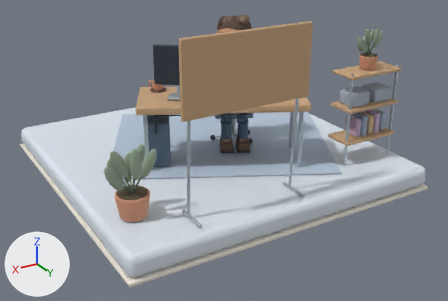
The glTF model dioramas/ai.glb as it was, and as the next commit left it.
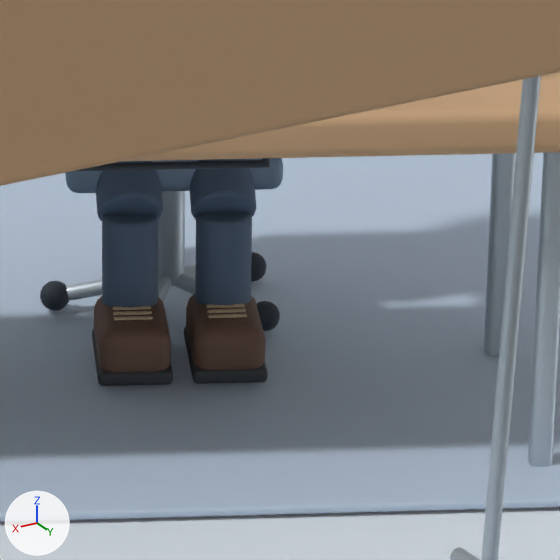
The first picture shows the older version from a 50 mm camera at (4.9, 8.68, 4.17) aimed at (-0.02, 0.49, 0.07). The close-ups show the older and then the newer version on the part from 45% to 67% of the width and 28% to 61% of the height of that picture. Only the edits that show in the close-ups are written down. The lights are fixed; the arrows at lower left show +X, +Y and +Z. Where no turn or scale is listed for an object, it has been applied to the vertices. Vertices at exactly the same position are counted once.

The first close-up shows 'Board leg', 'Boot', 'Boot.001', 'Desk leg', 'Desk leg.001', 'Oak desktop', 'Planning board frame', 'Shin', 'Shin.001', 'Sole', 'Sole.001', 'Square floating plinth', 'Thigh', 'Thigh.001', 'Workstation rug' and 17 more.
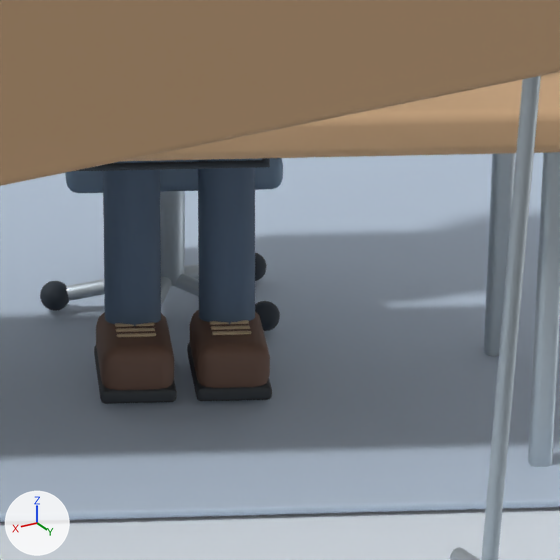
Where the newer file only moved an object's origin or applied its transform, the numbers keep the older frame.

Where the change shows, as pixel boxes [x1, y1, x2, y2] in the close-ups (560 x 560 px; the box of a moved part takes in the faces that stretch with it):
'Shin.001', reshaped, moved, turned: before [195, 212, 252, 305]; after [198, 159, 255, 324]
'Shin', reshaped, moved, turned: before [102, 214, 158, 307]; after [103, 161, 161, 326]
'Boot.001', moved: before [186, 293, 266, 370]; after [189, 310, 270, 388]
'Boot', moved: before [94, 296, 171, 373]; after [96, 312, 174, 390]
'Thigh.001', reshaped (not visible afterwards): before [190, 159, 257, 220]
'Thigh', reshaped (not visible afterwards): before [96, 161, 163, 221]
'Sole.001', moved: before [184, 326, 268, 384]; after [187, 343, 272, 401]
'Sole', moved: before [92, 329, 173, 386]; after [94, 345, 177, 404]
part 1 of me_cylinder_003, moved or reshaped (not visible afterwards): before [102, 214, 158, 228]
part 2 of me_cylinder_003, moved or reshaped: before [102, 220, 158, 307]; after [103, 170, 161, 326]
part 3 of me_cylinder_005, moved or reshaped (not visible afterwards): before [196, 212, 252, 226]
part 4 of me_cylinder_005, moved or reshaped: before [195, 218, 252, 305]; after [198, 169, 255, 324]

The change, as a list of edits to the scene's bpy script:
```text
Change me_cylinder_003:
    used by ob_shin; parent = ob_michael; location = (-0.14, -0.36, 0.32); rotation_euler = (3.142, 0.0, 0.0), in degrees (180, 0, 0)
    remove me_cylinder_003.from_pydata(...)  # 144 vertices, 284 faces; spans x -0.084..0.084, y -0.084..0.084, z -0.16..0.16
    add me_cylinder_003.from_pydata(...)  # 144 vertices, 284 faces; spans x -0.084..0.084, y -0.084..0.084, z -0.287..0.287
    me_cylinder_003 part 1: all 72 vertices in x -0.084..0.084, y -0.084..0.084, z -0.16..-0.147 are moved by (0.0, 0.0, -0.127)
    me_cylinder_003 part 2: all 72 vertices in x -0.084..0.084, y -0.084..0.084, z 0.147..0.16 are moved by (0.0, 0.0, 0.127)
Change me_cylinder_005:
    used by ob_shin_001; parent = ob_michael; location = (0.14, -0.36, 0.32); rotation_euler = (3.142, 0.0, 0.0), in degrees (180, 0, 0)
    remove me_cylinder_005.from_pydata(...)  # 144 vertices, 284 faces; spans x -0.084..0.084, y -0.084..0.084, z -0.16..0.16
    add me_cylinder_005.from_pydata(...)  # 144 vertices, 284 faces; spans x -0.084..0.084, y -0.084..0.084, z -0.287..0.287
    me_cylinder_005 part 3: all 72 vertices in x -0.084..0.084, y -0.084..0.084, z -0.16..-0.147 are moved by (0.0, 0.0, -0.127)
    me_cylinder_005 part 4: all 72 vertices in x -0.084..0.084, y -0.084..0.084, z 0.147..0.16 are moved by (0.0, 0.0, 0.127)
Change me_cylinder_002:
    used by ob_thigh; location = (-0.248, 0.156, 0.605)
    remove me_cylinder_002.from_pydata(...)  # 144 vertices, 284 faces; spans x -0.168..0.168, y -0.221..0.221, z -0.199..0.199
    add me_cylinder_002.from_pydata(...)  # 144 vertices, 284 faces; spans x -0.164..0.183, y -0.199..0.235, z 0.033..0.242
    me_cylinder_002 part 5: the whole mesh is multiplied about its middle by the matrix ((0.951, -0.095, -0.226), (-0.095, 0.818, -0.433), (0.25, 0.481, 0.84)), then moved by (0.009, 0.018, 0.137)
Change me_cylinder_004:
    used by ob_thigh_001; location = (-0.497, 0.285, 0.605)
    remove me_cylinder_004.from_pydata(...)  # 144 vertices, 284 faces; spans x -0.168..0.168, y -0.221..0.221, z -0.199..0.199
    add me_cylinder_004.from_pydata(...)  # 144 vertices, 284 faces; spans x -0.164..0.183, y -0.199..0.235, z 0.033..0.242
    me_cylinder_004 part 6: the whole mesh is multiplied about its middle by the matrix ((0.951, -0.095, -0.226), (-0.095, 0.818, -0.433), (0.25, 0.481, 0.84)), then moved by (0.009, 0.018, 0.137)
Change ob_boot:
    ob_boot.location: (-0.124, 0.396, 0.13) -> (-0.064, 0.511, 0.13)
Change ob_boot_001:
    ob_boot_001.location: (-0.372, 0.525, 0.13) -> (-0.312, 0.64, 0.13)
Change ob_shin:
    ob_shin.location: (-0.14, -0.36, 0.32) -> (-0.14, -0.45, 0.453)
    ob_shin.rotation_euler: (3.142, 0.0, 0.0) -> (2.966, 0.0, 0.0)  # degrees (180, 0, 0) -> degrees (170, 0, 0)
Change ob_shin_001:
    ob_shin_001.location: (0.14, -0.36, 0.32) -> (0.14, -0.45, 0.453)
    ob_shin_001.rotation_euler: (3.142, 0.0, 0.0) -> (2.966, 0.0, 0.0)  # degrees (180, 0, 0) -> degrees (170, 0, 0)
Change ob_sole:
    ob_sole.location: (-0.124, 0.396, 0.063) -> (-0.064, 0.511, 0.063)
Change ob_sole_001:
    ob_sole_001.location: (-0.372, 0.525, 0.063) -> (-0.312, 0.64, 0.063)
```
